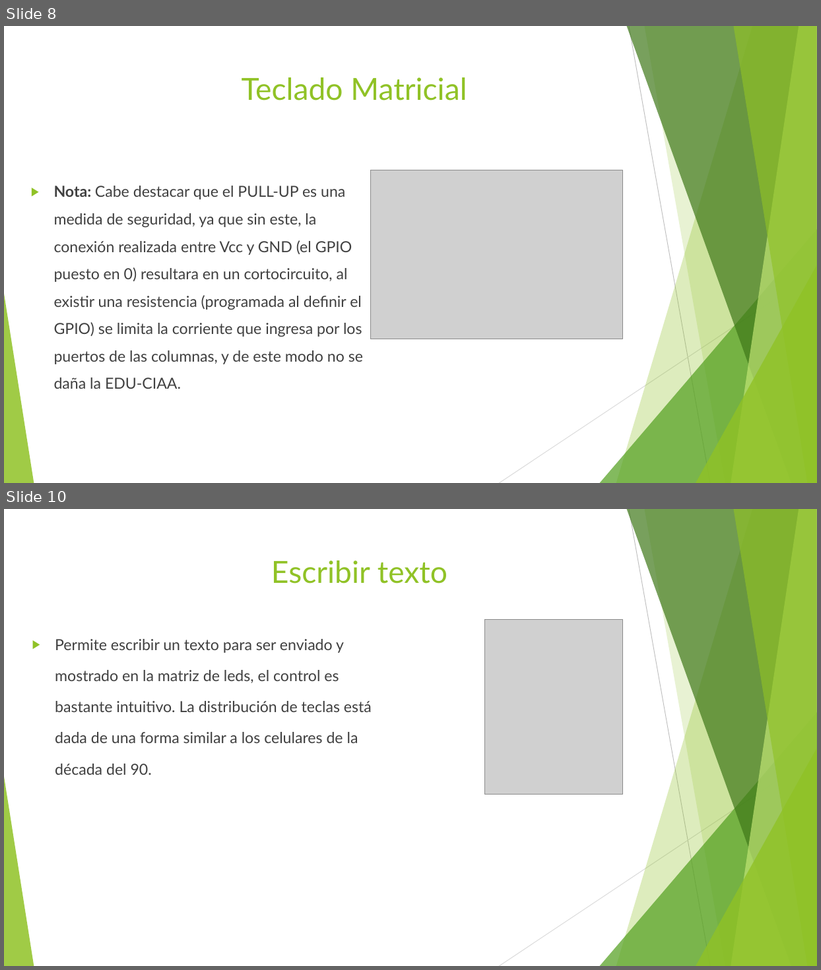
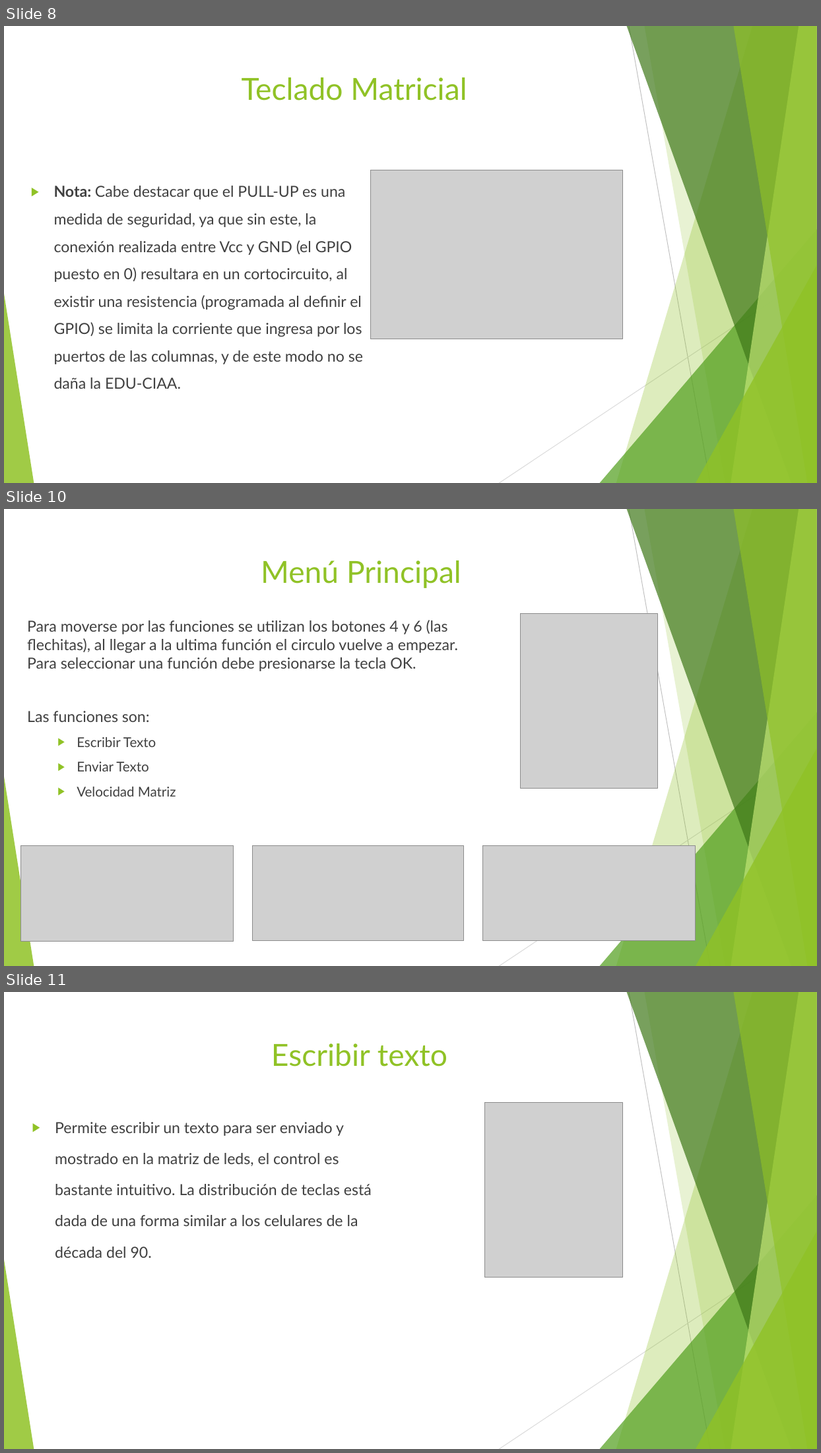
Before and after one commit to silvagustin/taller_de_proyecto_1, a slide deck: docs/Presentación.pptx. Shown one above the other, each under a label of ours: slides 8 and 10 before the commit, slides 8, 10 and 11 after it; the slides between them are not shown. The pictures are 821x970 and 821x1453 pixels, drawn with LibreOffice and Linux fonts; fonts in the diff are those of the drawing; grey boxes stand for pictures. Boxes give left, top, right and bottom in pixels: in the first picture for what was removed or moved away, otherwise in the second. Text is boxed around its words. In the diff, an @@ line names an element or a change of style, - is before the commit and + after.

```diff
--- a/docs/Presentación.pptx
+++ b/docs/Presentación.pptx
@@ slide 10 added at (4, 509, 817, 966), background #FFFFFF; not listed: 10 template elements that a slide beside it also shows @@
@@ title added at (261, 560, 461, 588), 36 pt, text #90C226 @@
+Menú Principal
@@ text added at (27, 620, 458, 797), 18 pt, text #404040 @@
+Para moverse por las funciones se utilizan los botones 4 y 6 (las flechitas), al llegar a la ultima función el circulo vuelve a empezar. Para seleccionar una función debe presionarse la tecla OK.
+Las funciones son:
+  ▶ Escribir Texto
+  ▶ Enviar Texto
+  ▶ Velocidad Matriz
@@ picture added at (520, 614, 658, 788) @@
@@ picture added at (21, 846, 234, 941) @@
@@ picture added at (252, 846, 464, 941) @@
@@ picture added at (483, 846, 695, 941) @@
@@ what was slide 10 is now slide 11 @@
```
Also in this commit, not shown: 4 slides changed, 2 other slides added, 38 other files.
